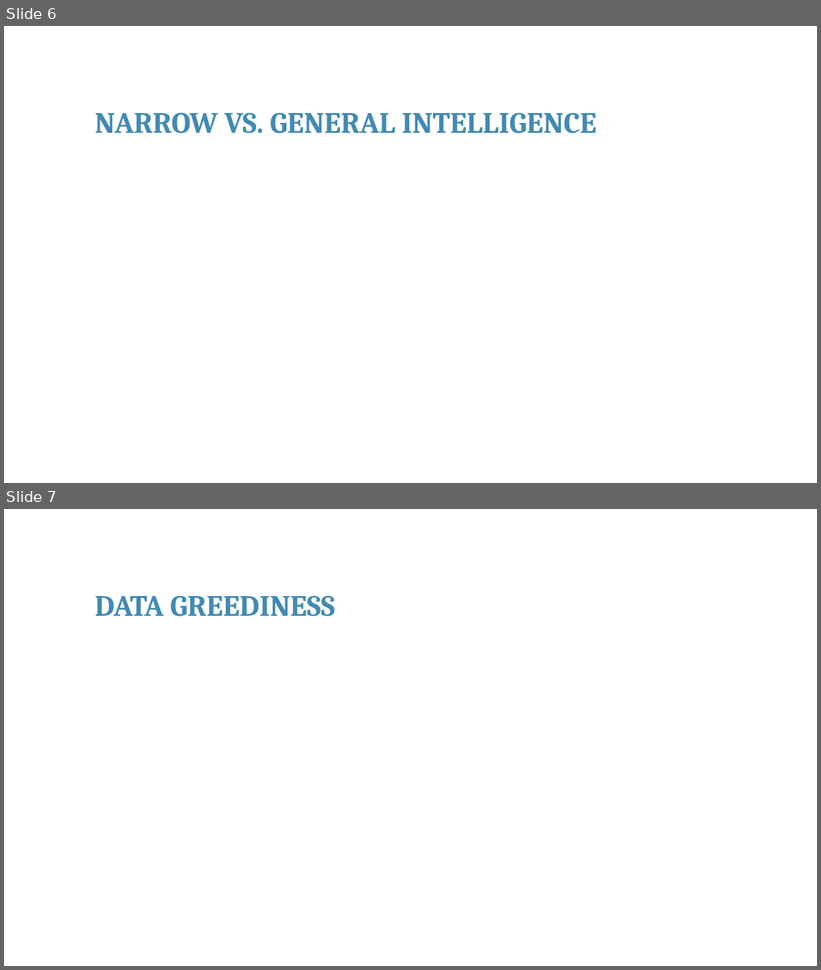
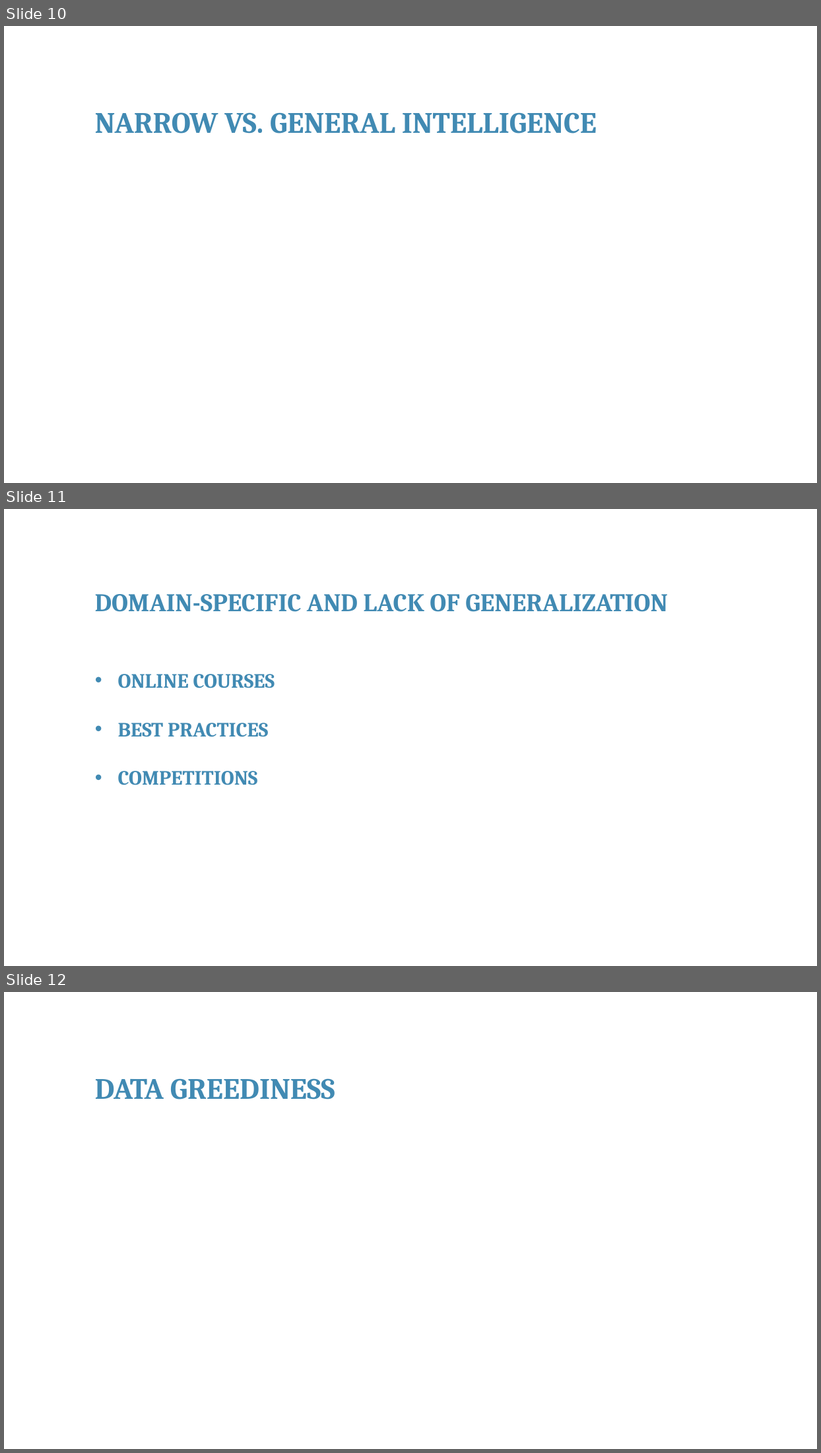
Before and after one commit to franckalbinet/itu-eaco-zanzibar-12-2018, a slide deck: presentations/session-9-open-issues-in-ai.pptx. Shown one above the other, each under a label of ours: slides 6 and 7 before the commit, slides 10, 11 and 12 after it. The pictures are 821x970 and 821x1453 pixels, drawn with LibreOffice and Linux fonts; fonts in the diff are those of the drawing; background and template pictures are left out. Boxes give left, top, right and bottom in pixels: in the first picture for what was removed or moved away, otherwise in the second. Text is boxed around its words. In the diff, an @@ line names an element or a change of style, - is before the commit and + after.

```diff
--- a/presentations/session-9-open-issues-in-ai.pptx
+++ b/presentations/session-9-open-issues-in-ai.pptx
@@ slide 11 added at (4, 509, 817, 966), background #FFFFFF @@
@@ text added at (95, 594, 668, 612), 30 pt, text #418AB3, bold @@
+DOMAIN-SPECIFIC AND LACK OF GENERALIZATION
@@ text added at (118, 674, 275, 786), 24 pt, text #418AB3, bold @@
+• ONLINE COURSES
+• BEST PRACTICES
+• COMPETITIONS
@@ what was slide 6 is now slide 10 @@
@@ what was slide 7 is now slide 12 @@
```
Also in this commit, not shown: 4 other slides added, 3 other files.
